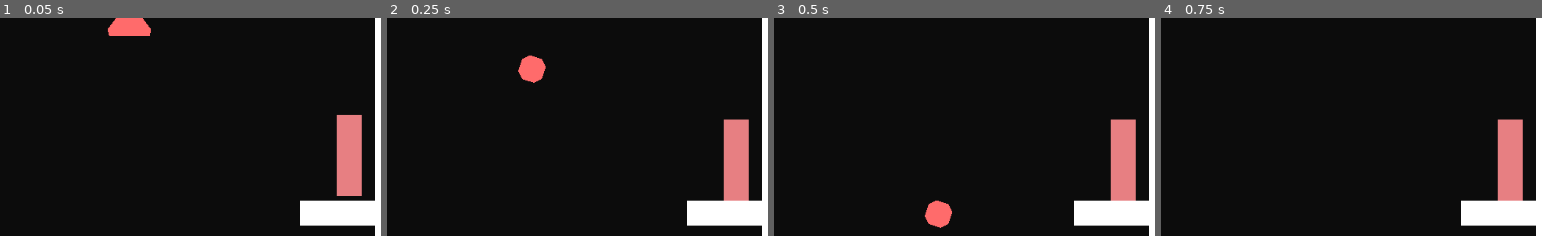
Above: before the commit, frames 1-4 (left to right).
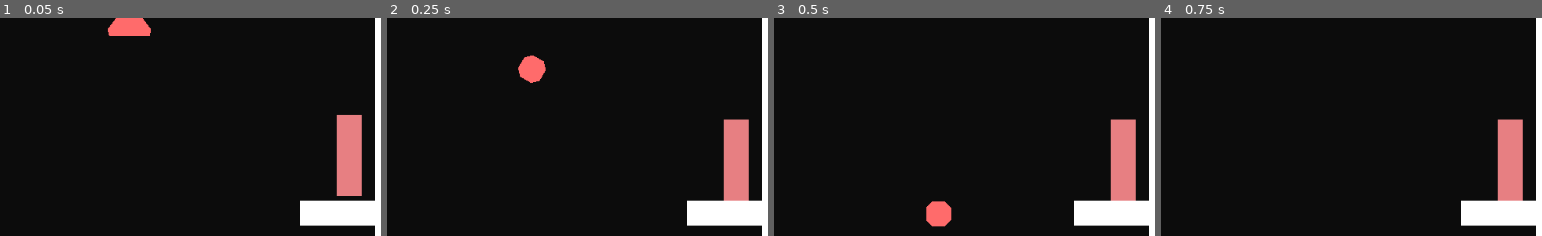
Above: after the commit, the same moments.

Repository: DarknessCatt/Lost-Soul
Game: Godot game, scene res://Maps/Debug_Map/Debug_Map.tscn
Two runs of this game, one before a commit and one after it. Both use one fixed random seed, a clock stepped at 60 frames per second and the inputs below. This scene is started directly instead of the project's main scene.
Inputs:
- Up to frame 1 (0.05 s): no input
- Up to frame 2 (0.25 s): no input
- Up to frame 3 (0.5 s): no input
- Up to frame 4 (0.75 s): hold Right (hero_right) from 0.53 s (still down); hold C (hero_attack) from 0.53 s (still down)
The pictures show only the part of the screen within x 50-100%, y 5-55%; the shares and areas given below are measured in that part.

Frame 1 is identical in both runs. In frame 2, 0.1% of the frame differs, in the area x 34-42%, y 16-30%; in frame 3, 0.1%, in the area x 39-47%, y 83-97%; in frame 4, nothing differs.

Commit message:
Hero Jab Hitbox reduced

Diff:
--- a/Lost_Soul/Entities/Enemies/Wandering_Enemies/Test_Wanderer/Test_Wanderer.tscn
+++ b/Lost_Soul/Entities/Enemies/Wandering_Enemies/Test_Wanderer/Test_Wanderer.tscn
@@ -22,7 +22,7 @@
 
 [sub_resource type="Animation" id=4]
 resource_name = "Falling Loop"
-length = 0.5
+length = 0.3
 loop = true
 tracks/0/type = "value"
 tracks/0/path = NodePath("Body/Body:rotation_degrees")
@@ -31,7 +31,7 @@
 tracks/0/imported = false
 tracks/0/enabled = true
 tracks/0/keys = {
-"times": PoolRealArray( 0, 0.5 ),
+"times": PoolRealArray( 0, 0.3 ),
 "transitions": PoolRealArray( 1, 1 ),
 "update": 0,
 "values": [ 0.0, 180.0 ]
--- a/Lost_Soul/Entities/Hero/Hero.tscn
+++ b/Lost_Soul/Entities/Hero/Hero.tscn
@@ -4414,7 +4414,7 @@
 }
 
 [sub_resource type="CircleShape2D" id=19]
-radius = 42.0766
+radius = 32.0
 
 [sub_resource type="CapsuleShape2D" id=20]
 radius = 47.3882
@@ -4604,7 +4604,7 @@
 Direction = Vector2( 1, 0 )
 
 [node name="Jab_Hitbox" type="CollisionShape2D" parent="Body/Hitboxes/Jab/Jab_Hitbox"]
-position = Vector2( 20, 25 )
+position = Vector2( 28, 12 )
 shape = SubResource( 19 )
 disabled = true
 
